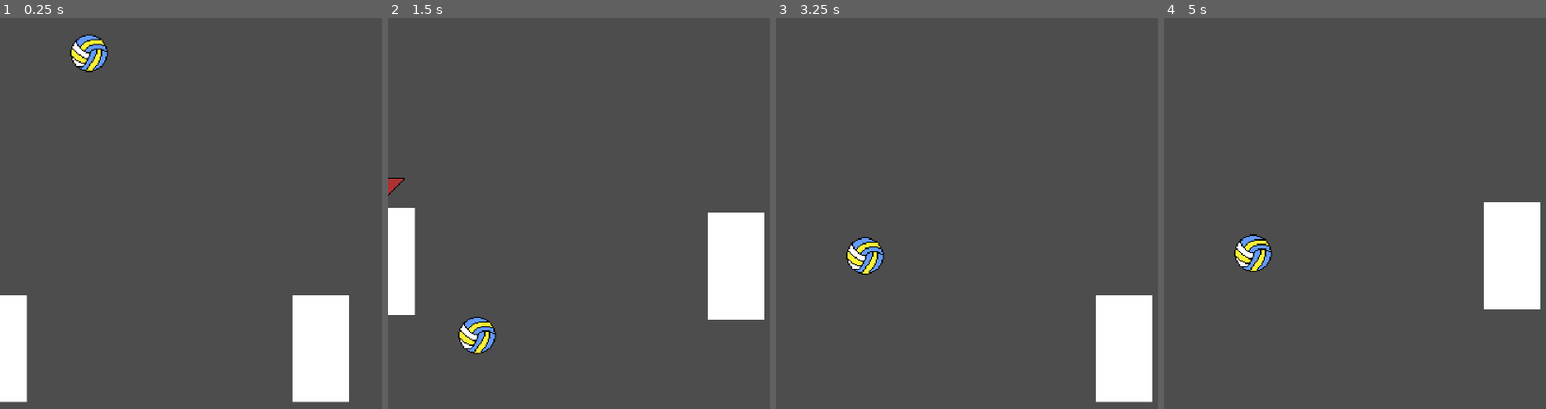
Above: before the commit, frames 1-4 (left to right).
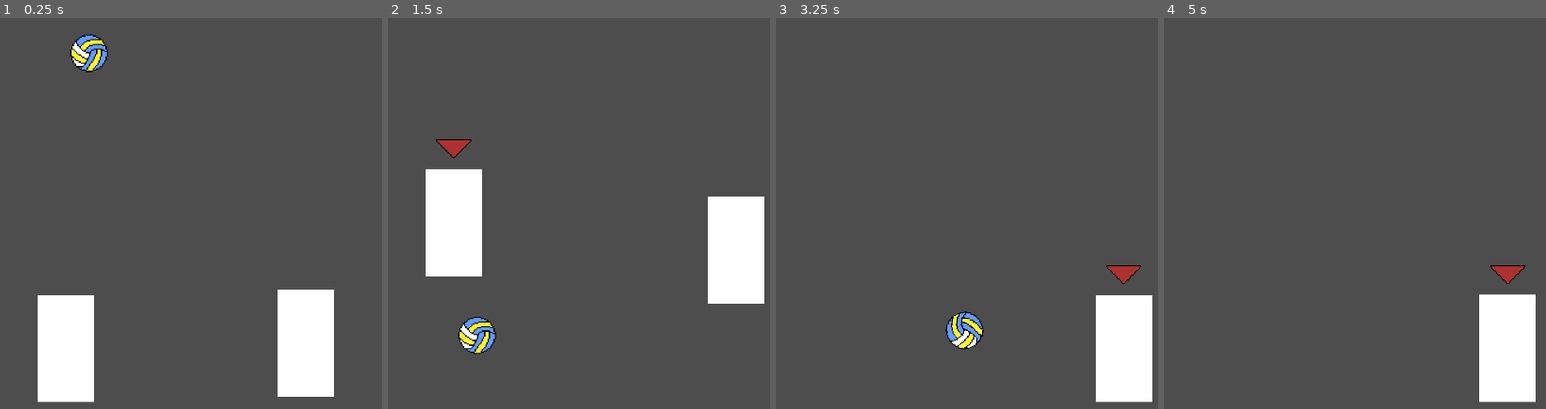
Above: after the commit, the same moments.

Repository: zxphyrx/haikyuu
Game: Godot game, scene res://node_2d.tscn
Two runs of this game, one before a commit and one after it. Both use one fixed random seed, a clock stepped at 60 frames per second and the inputs below.
Inputs (mouse positions are in pixels of both pictures, inside the frame that each line leads up to):
- Up to frame 1 (0.25 s): no input
- Up to frame 2 (1.5 s): tap Enter (ui_accept) at 0.5, 0.77, 1.07 s; move the mouse to (outside the picture) at 0.52 s; hold D (right) from 0.53 s (still down); click (outside the picture) at 0.6 s; tap W (player_switch) at 0.8, 1.35 s; move the mouse to (613, 233) at 1.27 s
- Up to frame 3 (3.25 s): tap Enter (ui_accept) at 1.52, 1.82, 2.3, 2.85, 3.02 s; right-click (1001, 233) at 1.55 s; move the mouse to (outside the picture) at 2.02 s; release D (right) at 2.03 s; hold A (left) 2.03-2.78 s; right-click (outside the picture) at 2.1 s; move the mouse to (1115, 295) at 2.77 s; hold D (right) from 2.78 s (still down); click (1115, 295) at 3.05 s
- Up to frame 4 (5 s): tap Enter (ui_accept) at 3.32, 3.77, 4.07, 4.52, 4.82 s; move the mouse to (outside the picture) at 3.52 s; click (outside the picture) at 3.6 s; tap W (player_switch) at 3.8, 4.35 s; move the mouse to (1312, 147) at 4.27 s; release D (right) at 4.28 s; hold A (left) from 4.28 s (still down); right-click (1312, 147) at 4.55 s

The runs differ from the first frame. In frame 1, 8.5% of the frame differs, in the area x 0-92%, y 69-99%; in frame 2, 7.6%; in frame 3, 1.7%; in frame 4, 7.9%.

Commit message:
Improved the receiving by using actual physics to bring it accurately to the setter, added tilt to it based on the player positions, and made some small improvements

Diff:
--- a/character_body_2d.tscn
+++ b/character_body_2d.tscn
@@ -8,6 +8,12 @@
 
 [sub_resource type="CircleShape2D" id="CircleShape2D_jr5xt"]
 radius = 31.0
+
+[sub_resource type="RectangleShape2D" id="RectangleShape2D_wjyh5"]
+size = Vector2(144, 137)
+
+[sub_resource type="RectangleShape2D" id="RectangleShape2D_3bosf"]
+size = Vector2(144, 135)
 
 [node name="CharacterBody2D" type="CharacterBody2D"]
 collision_layer = 2
@@ -23,11 +29,23 @@
 position = Vector2(0, 0.5)
 shape = SubResource("RectangleShape2D_e5g3d")
 
-[node name="Area2D" type="Area2D" parent="."]
+[node name="HitArea" type="Area2D" parent="."]
 
-[node name="CollisionShape2D" type="CollisionShape2D" parent="Area2D"]
+[node name="CollisionShape2D" type="CollisionShape2D" parent="HitArea"]
 position = Vector2(42, -89)
 shape = SubResource("CircleShape2D_jr5xt")
+
+[node name="SetArea" type="Area2D" parent="."]
+
+[node name="CollisionShape2D" type="CollisionShape2D" parent="SetArea"]
+position = Vector2(0, -68.5)
+shape = SubResource("RectangleShape2D_wjyh5")
+
+[node name="ReceiveArea" type="Area2D" parent="."]
+
+[node name="CollisionShape2D" type="CollisionShape2D" parent="ReceiveArea"]
+position = Vector2(0, 67.5)
+shape = SubResource("RectangleShape2D_3bosf")
 
 [node name="Arrow" type="Sprite2D" parent="."]
 visible = false
@@ -36,5 +54,9 @@
 scale = Vector2(3, 3)
 texture = ExtResource("2_2xonb")
 
-[connection signal="body_entered" from="Area2D" to="." method="_on_area_2d_body_entered"]
-[connection signal="body_exited" from="Area2D" to="." method="_on_area_2d_body_exited"]
+[connection signal="body_entered" from="HitArea" to="." method="_on_hit_area_body_entered"]
+[connection signal="body_exited" from="HitArea" to="." method="_on_hit_area_body_exited"]
+[connection signal="body_entered" from="SetArea" to="." method="_on_set_area_body_entered"]
+[connection signal="body_exited" from="SetArea" to="." method="_on_set_area_body_exited"]
+[connection signal="body_entered" from="ReceiveArea" to="." method="_on_receive_area_body_entered"]
+[connection signal="body_exited" from="ReceiveArea" to="." method="_on_receive_area_body_exited"]
--- a/game_manager.gd
+++ b/game_manager.gd
@@ -4,80 +4,93 @@
 
 var current_player_index := 0
 var current_player: CharacterBody2D
+var other_player: CharacterBody2D
 var players := {}
 var touches := 0
 
 func switch():
-    current_player.hide_arrow()
-    current_player.move(0)
-    current_player_index = ~current_player_index
-    current_player = players[players.keys()[current_player_index]]
-    current_player.show_arrow()
+	current_player.hide_arrow()
+	current_player.move(0)
+	other_player = players[players.keys()[current_player_index]]
+	current_player_index = ~current_player_index
+	current_player = players[players.keys()[current_player_index]]
+	current_player.show_arrow()
 
 func touch():
-    touches += 1
-    switch()
+	touches += 1
+	switch()
+
+func arc(direction, time):
+	var velocity_x = direction.x / time
+	var velocity_y = (direction.y + 0.5 * ball.get_gravity().y * time * time) / time
+	var impulse = (Vector2(velocity_x, -velocity_y) * ball.mass)
+
+	return impulse
 
 func _ready() -> void:
-    players = {
-        "hitter": $Players/PlayerHitter,
-        "setter": $Players/PlayerSetter,
-    }
-    current_player = players["hitter"]
+	players = {
+		"hitter": $Players/PlayerHitter,
+		"setter": $Players/PlayerSetter,
+	}
+	current_player = players["hitter"]
+	other_player = players["setter"]
 
 func _physics_process(delta: float) -> void:
-    if Input.is_action_just_pressed("player_switch") and touches == 0:
-        switch()
+	if Input.is_action_just_pressed("player_switch") and touches == 0:
+		switch()
 
-    if Input.is_action_just_pressed("ui_accept") and current_player.is_on_floor():
-        current_player.jump()
+	if Input.is_action_just_pressed("ui_accept") and current_player.is_on_floor():
+		current_player.jump()
 
-    if Input.is_action_just_pressed("hit") and !current_player.is_on_floor() and current_player.collision == true:
-        var impulse: Vector2
-        var tilt = Input.get_axis("left", "right")
-        if tilt == 0:
-            impulse = Vector2(500, 200)
-        elif tilt == -1:
-            impulse = Vector2(500, 100)
-        elif tilt == 1:
-            impulse = Vector2(400, 300)
+	if Input.is_action_just_pressed("hit") and !current_player.is_on_floor() and current_player.collisions["hit"] == true:
+		var impulse: Vector2
+		var tilt = Input.get_axis("left", "right")
+		if tilt == 0:
+			impulse = Vector2(500, 200)
+		elif tilt == -1:
+			impulse = Vector2(500, 100)
+		elif tilt == 1:
+			impulse = Vector2(400, 300)
 
-        ball.hit(impulse, current_player.get_node("Area2D").position - ball.position)
-        touch()
+		ball.hit(impulse, current_player.get_node("HitArea").position - ball.position)
+		touch()
 
-    if Input.is_action_just_pressed("receive") and current_player.is_on_floor() and current_player.collision == true:
-        var direction = (players["setter"].position - ball.position).normalized()
-        var forward_force = direction
-        var tilt := Input.get_axis("left", "right")
+	if Input.is_action_just_pressed("receive") and current_player.is_on_floor() and current_player.collisions["receive"] == true:
+		var target: CharacterBody2D
+		var tilt := Input.get_axis("left", "right")
 
-        if tilt == 0:
-            forward_force = direction * 0
-        elif tilt == -1:
-            forward_force = direction * -150
-        elif tilt == 1:
-            forward_force = direction * 150
+		if tilt == -1:
+			if other_player.position.x < current_player.position.x:
+				target = other_player
+			else:
+				target = current_player
+		else:
+			if other_player.position.x > current_player.position.x:
+				target = other_player
+			else:
+				target = current_player # todo, this should receive towards the enemy setter
 
-        var upward_force = Vector2(0, -250)
-        var impulse = forward_force + upward_force
-        ball.receive(impulse)
-        touch()
+		var direction = (target.get_node("SetArea").global_position - ball.position)
+		var time = 2.5
+		ball.receive(arc(direction, time))
+		touch()
 
-    if Input.is_action_just_pressed("set") and current_player.collision == true:
-        var direction = (players["hitter"].position - ball.position).normalized()
-        var forward_force = direction
-        var tilt := Input.get_axis("left", "right")
+	if Input.is_action_just_pressed("set") and current_player.collisions["set"] == true:
+		var direction = (players["hitter"].position - ball.position).normalized()
+		var forward_force = direction
+		var tilt := Input.get_axis("left", "right")
 
-        if tilt == 0:
-            forward_force = direction * 0
-        elif tilt == -1:
-            forward_force = direction * 150
-        elif tilt == 1:
-            forward_force = direction * -150
+		if tilt == 0:
+			forward_force = direction * 0
+		elif tilt == -1:
+			forward_force = direction * 150
+		elif tilt == 1:
+			forward_force = direction * -150
 
-        var upward_force = Vector2(0, -250)
-        var impulse = forward_force + upward_force
-        ball.set_ball(impulse)
-        touch()
+		var upward_force = Vector2(0, -250)
+		var impulse = forward_force + upward_force
+		ball.set_ball(impulse)
+		touch()
 
-    var direction := Input.get_axis("left", "right")
-    current_player.move(direction)
+	var direction := Input.get_axis("left", "right")
+	current_player.move(direction)
--- a/node_2d.tscn
+++ b/node_2d.tscn
@@ -5,7 +5,7 @@
 [ext_resource type="PackedScene" uid="uid://dy84wtfa25y2y" path="res://character_body_2d.tscn" id="2_4dk6c"]
 
 [sub_resource type="WorldBoundaryShape2D" id="WorldBoundaryShape2D_3rdx4"]
-distance = -1078.0
+distance = -1.0
 
 [sub_resource type="RectangleShape2D" id="RectangleShape2D_1o6lr"]
 size = Vector2(1919.5, 53)
@@ -19,6 +19,7 @@
 [node name="Walls" type="StaticBody2D" parent="."]
 
 [node name="CollisionShape2D" type="CollisionShape2D" parent="Walls"]
+rotation = 1.56482
 shape = SubResource("WorldBoundaryShape2D_3rdx4")
 
 [node name="Floor" type="StaticBody2D" parent="."]
@@ -40,10 +41,10 @@
 [node name="Players" type="Node2D" parent="."]
 
 [node name="PlayerHitter" parent="Players" instance=ExtResource("2_4dk6c")]
-position = Vector2(-3, 870)
+position = Vector2(168, 883)
 
 [node name="PlayerSetter" parent="Players" instance=ExtResource("2_4dk6c")]
-position = Vector2(818, 891)
+position = Vector2(780, 847)
 
 [node name="Enemies" type="Node2D" parent="."]
 
--- a/player.gd
+++ b/player.gd
@@ -2,10 +2,14 @@
 
 @onready var arrow: Sprite2D = $Arrow
 
-const JUMP_VELOCITY = -700.0
-const SPEED = 500.0
+const JUMP_VELOCITY = -800.0
+const SPEED = 600.0
 
-var collision := false
+var collisions := {
+	"hit": false,
+	"set": false,
+	"receive": false
+}
 
 func _physics_process(delta: float) -> void:
 	if not is_on_floor():
@@ -30,10 +34,20 @@
 func hide_arrow():
 	arrow.hide()
 
-func _on_area_2d_body_entered(body: Node2D) -> void:
-	if body.name == "Ball":
-		collision = true
+func _on_hit_area_body_entered(body: Node2D) -> void:
+	collisions["hit"] = true
 
-func _on_area_2d_body_exited(body: Node2D) -> void:
-	if body.name == "Ball":
-		collision = false
+func _on_hit_area_body_exited(body: Node2D) -> void:
+	collisions["hit"] = false
+
+func _on_set_area_body_entered(body: Node2D) -> void:
+	collisions["set"] = true
+
+func _on_set_area_body_exited(body: Node2D) -> void:
+	collisions["set"] = false
+
+func _on_receive_area_body_entered(body: Node2D) -> void:
+	collisions["receive"] =true
+
+func _on_receive_area_body_exited(body: Node2D) -> void:
+	collisions["receive"] = false
Not shown: 1 places in character_body_2d.tscn that only renumber resources
